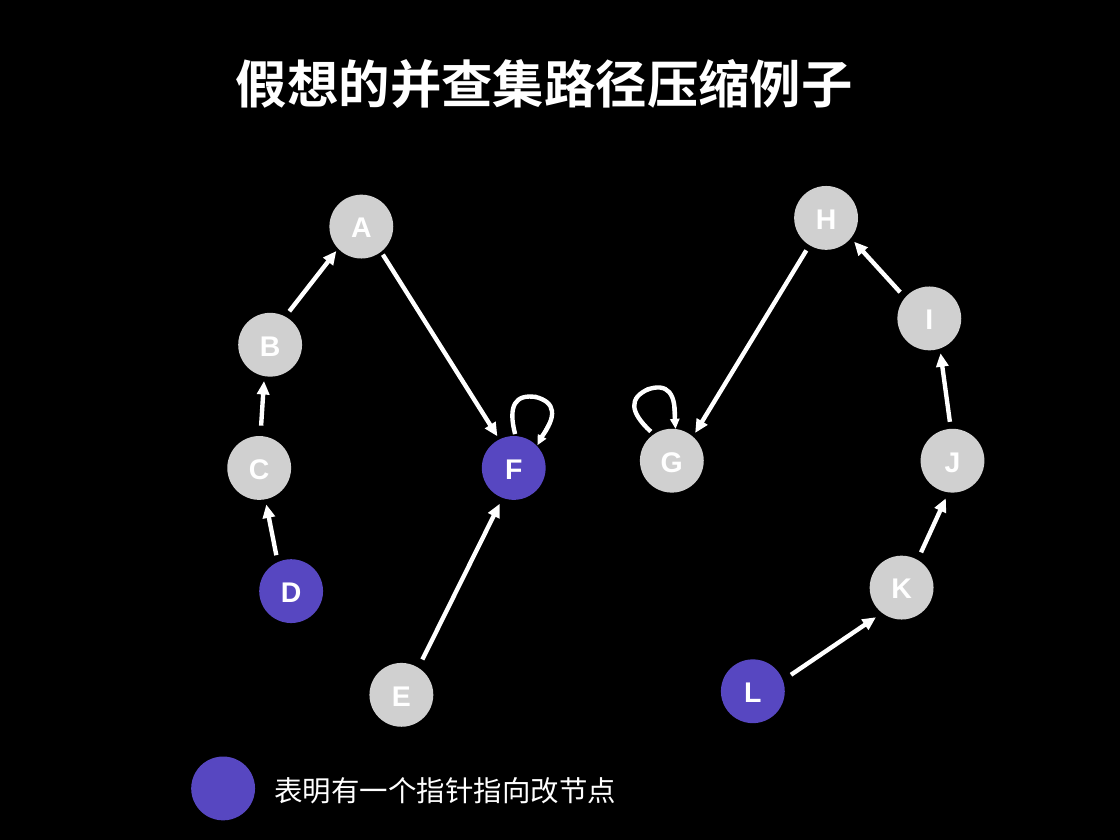
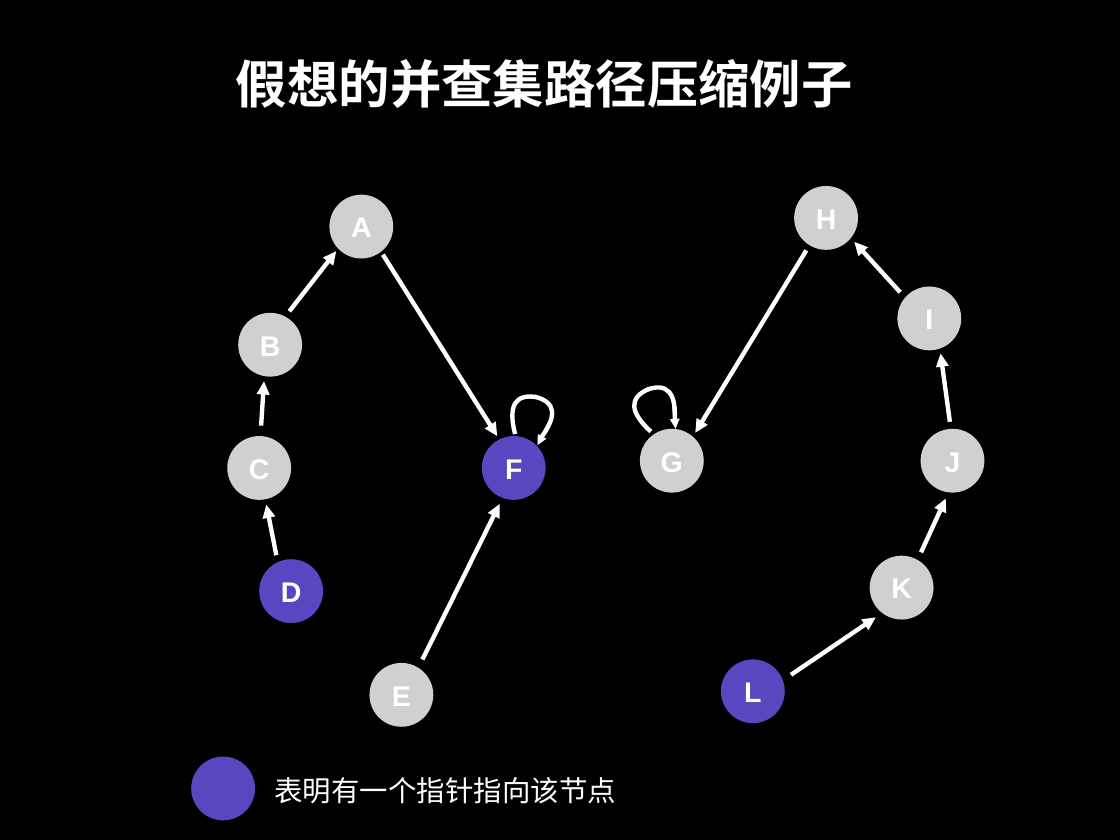
Before and after one commit to spring2go/Algorithms, a slide deck: slide 107 of slides/datastructures/unionfind/UnionFind.pptx. Drawn at 1120x840 pixels with LibreOffice and Linux fonts; fonts in the diff are those of the drawing; grey boxes stand for pictures. Boxes give left, top, right and bottom in pixels: in the first picture for what was removed or moved away, otherwise in the second. Text is boxed around its words. In the diff, an @@ line names an element or a change of style, - is before the commit and + after.

```diff
--- a/slides/datastructures/unionfind/UnionFind.pptx
+++ b/slides/datastructures/unionfind/UnionFind.pptx
@@ text at box(275, 777, 616, 804): text changed @@
-表明有一个指针指向改节点
+表明有一个指针指向该节点
```
Also in this commit, not shown: 27 other slides changed, 2 other files.
